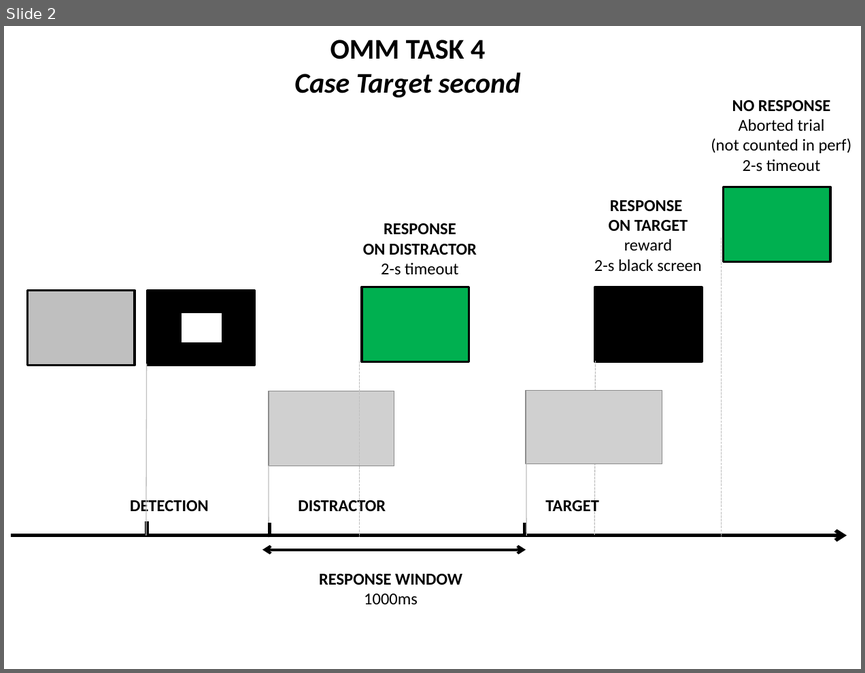
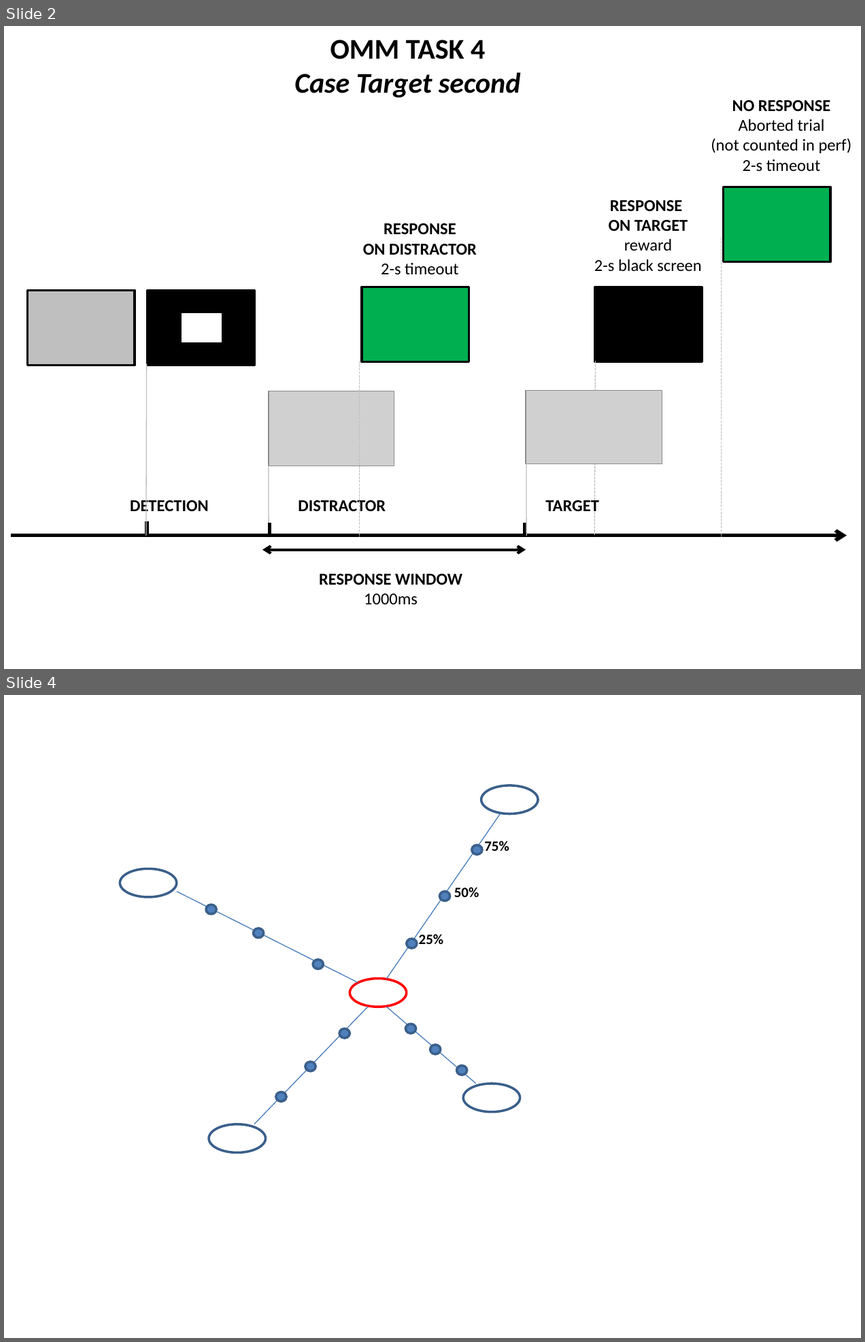
Before and after one commit to pascalbelin/OMM, a slide deck: OMM-Task4.pptx. Shown one above the other, each under a label of ours: slide 2 before the commit, slides 2 and 4 after it; the slides between them are not shown. The pictures are 865x673 and 865x1342 pixels, drawn with LibreOffice and Linux fonts; fonts in the diff are those of the drawing; grey boxes stand for pictures; background and template pictures are left out. Boxes give left, top, right and bottom in pixels: in the first picture for what was removed or moved away, otherwise in the second. Text is boxed around its words. In the diff, an @@ line names an element or a change of style, - is before the commit and + after.

```diff
--- a/OMM-Task4.pptx
+++ b/OMM-Task4.pptx
@@ slide 4 added at [4,695,861,1338], background picture (left out) @@
@@ group added at [120,785,538,1153]: 17 ellipses, 4 lines, 3 texts @@
+0
+25%
+50%
+75%
```
Also in this commit, not shown: 1 slide changed, 3 other slides added, 1 slide removed, 4 other files.
